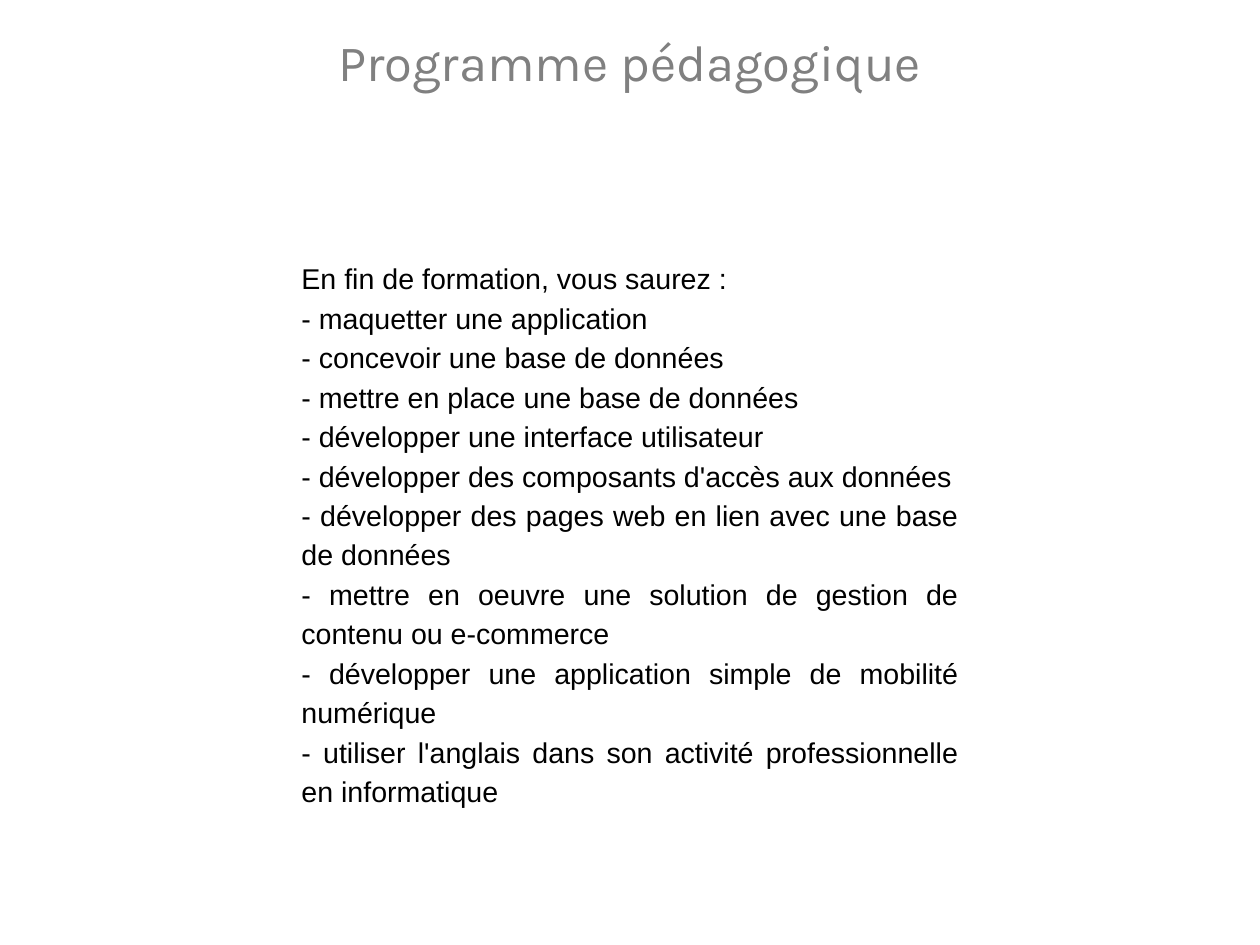
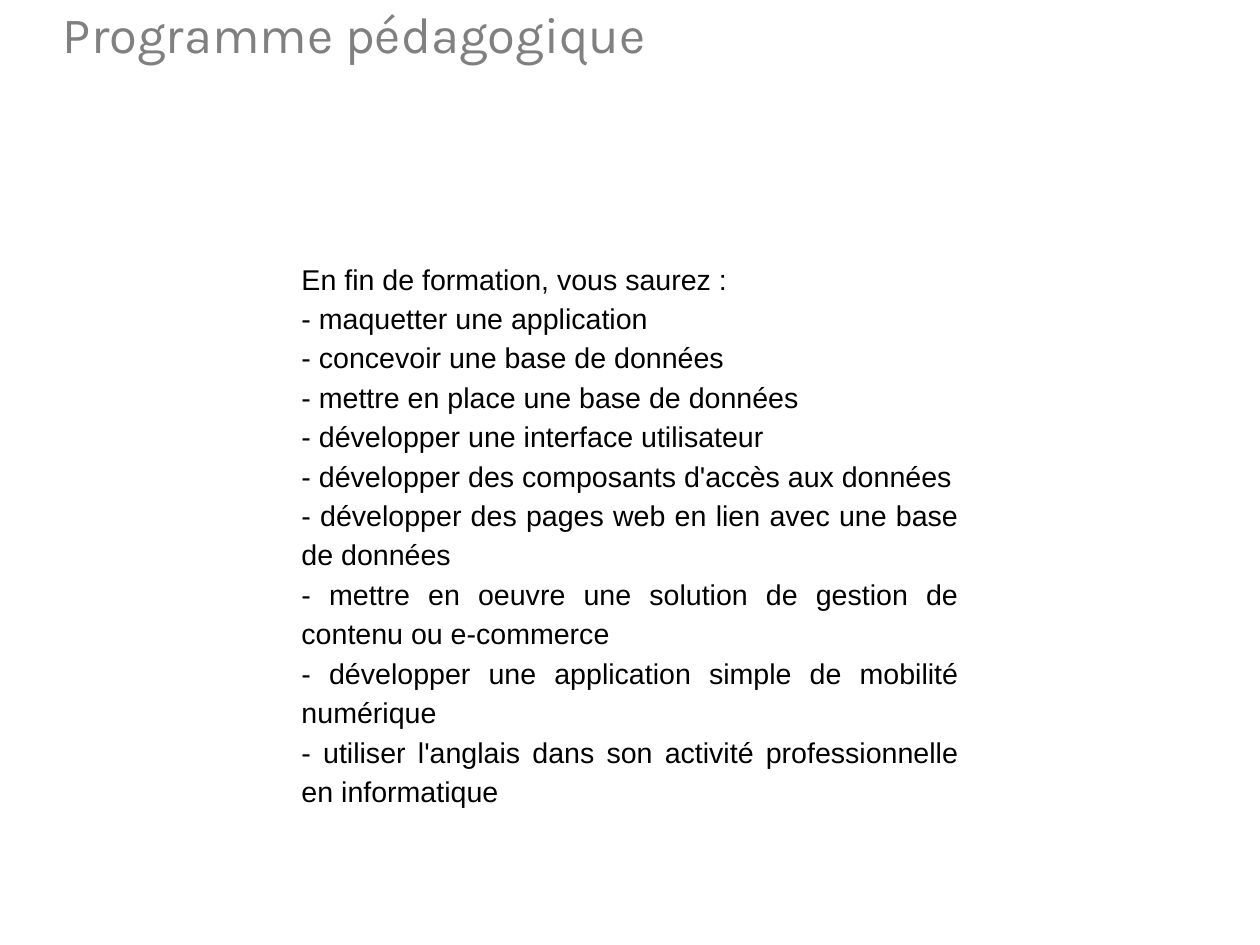
Before and after one commit to SimplonSt-Gaudens/programme-web-dev-promo-2, a slide deck: slide 7 of Prairie/00_Prez promo St-GO#2.odp.pptx. Drawn at 1260x945 pixels with LibreOffice and Linux fonts; fonts in the diff are those of the drawing; background and template pictures are left out. Boxes give left, top, right and bottom in pixels: in the first picture for what was removed or moved away, otherwise in the second. Text is boxed around its words. In the diff, an @@ line names an element or a change of style, - is before the commit and + after.

```diff
--- a/Prairie/00_Prez promo St-GO#2.odp.pptx
+++ b/Prairie/00_Prez promo St-GO#2.odp.pptx
@@ text "Programme pédagogique Programme": place and size @@
-text "Programme pédagogique Programme" at [338,42,921,181]
+text "Programme pédagogique Programme" at [63,14,646,152]
```
Also in this commit, not shown: 10 other slides changed.
